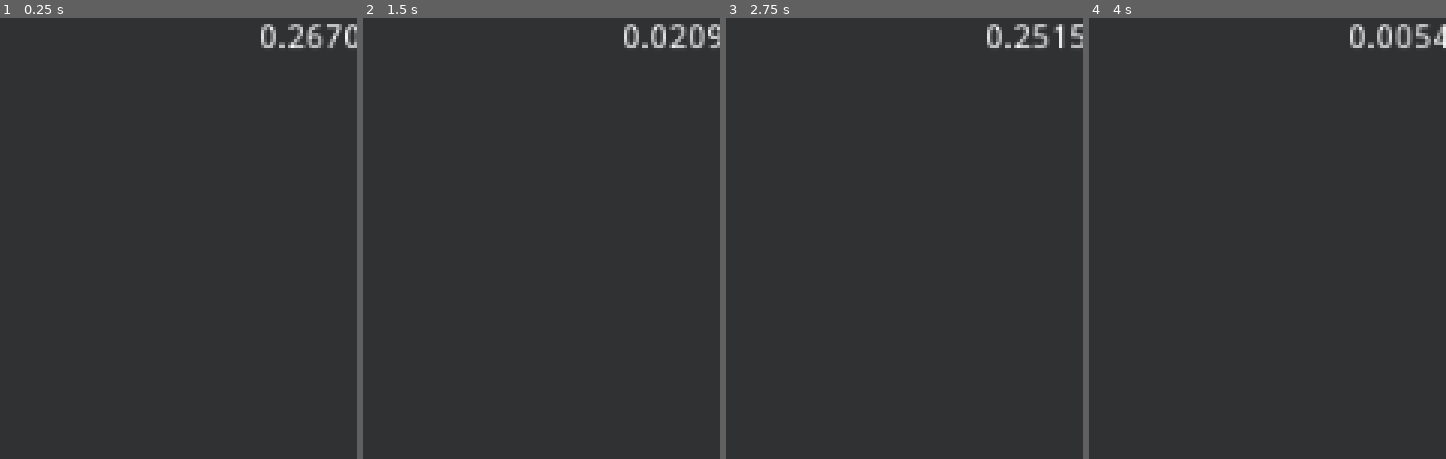
Above: before the commit, frames 1-4 (left to right).
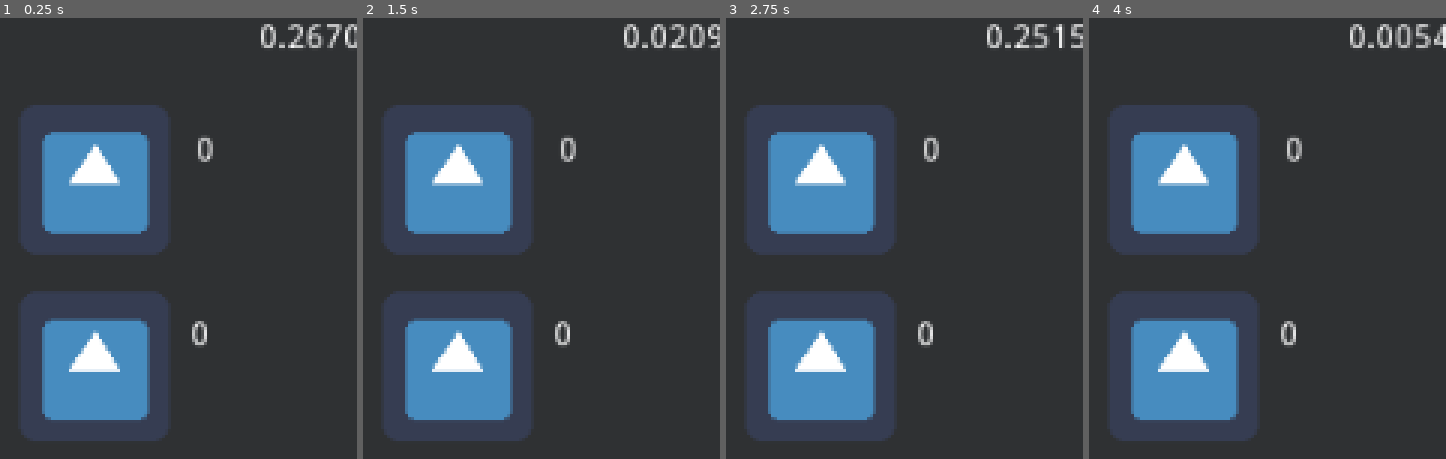
Above: after the commit, the same moments.

Repository: geequlim-godot-related/gamejam2018
Game: Godot game, scene res://scenes/main/main.tscn
The game is run twice, just before and just after one commit, with the same random seed, the same clock (stepped at 60 frames per second) and the same inputs. The engine's default icon, where the game draws it, is replaced by a stand-in: a white triangle on a blue panel in a dark square.
Inputs:
- Up to frame 1 (0.25 s): no input
- Up to frame 2 (1.5 s): tap Enter at 0.5 s; hold Right (ui_right) 0.53-1.28 s; tap Space (ui_select) at 0.77 s; hold Left (ui_left) from 1.28 s (still down)
- Up to frame 3 (2.75 s): tap Space (ui_select) at 1.52 s; release Left (ui_left) at 2.03 s; hold Right (ui_right) from 2.03 s (still down)
- Up to frame 4 (4 s): tap Space (ui_select) at 2.75, 3.02, 3.77 s; tap Enter at 3.5 s; release Right (ui_right) at 3.53 s; hold Left (ui_left) from 3.53 s (still down)

The runs differ from the first frame. In frame 1, 28% of the frame differs, in the area x 5-60%, y 19-96%; in frame 2, 28%; in frame 3, 28%; in frame 4, 28%.
Error in both runs: Invalid get index 'btAny' (on base: 'GDScript'). (res://scripts/action.gd:6)

Commit message:
新增combo/score UI

Diff:
--- a/scenes/main/main.gd
+++ b/scenes/main/main.gd
@@ -16,6 +16,8 @@
 func _process(delta):
 	level.process(global.get_background_music_position(), last_button)
 	get_node("Time").set_text(String(level.time))
+	get_node("UI/ScoreTexture/score").set_text(String(level.score))
+	get_node("UI/ComboTexture/combo").set_text(String(level.combo))
 
 func _input(event):
 	last_button = 0
--- a/scenes/main/main.tscn
+++ b/scenes/main/main.tscn
@@ -1,6 +1,7 @@
-[gd_scene load_steps=2 format=2]
+[gd_scene load_steps=3 format=2]
 
 [ext_resource path="res://scenes/main/main.gd" type="Script" id=1]
+[ext_resource path="res://icon.png" type="Texture" id=2]
 
 [node name="main" type="Control" index="0"]
 
@@ -43,3 +44,108 @@
 percent_visible = 1.0
 lines_skipped = 0
 max_lines_visible = -1
+
+[node name="UI" type="Control" parent="." index="2"]
+
+editor/display_folded = true
+anchor_left = 0.0
+anchor_top = 0.0
+anchor_right = 0.0
+anchor_bottom = 0.0
+rect_pivot_offset = Vector2( 0, 0 )
+mouse_filter = 0
+mouse_default_cursor_shape = 0
+size_flags_horizontal = 1
+size_flags_vertical = 1
+
+[node name="ScoreTexture" type="TextureRect" parent="UI" index="0"]
+
+anchor_left = 0.0
+anchor_top = 0.0
+anchor_right = 0.0
+anchor_bottom = 0.0
+margin_left = 880.0
+margin_top = 37.0
+margin_right = 944.0
+margin_bottom = 101.0
+rect_pivot_offset = Vector2( 0, 0 )
+mouse_filter = 1
+mouse_default_cursor_shape = 0
+size_flags_horizontal = 1
+size_flags_vertical = 1
+texture = ExtResource( 2 )
+stretch_mode = 0
+
+[node name="score" type="RichTextLabel" parent="UI/ScoreTexture" index="0"]
+
+anchor_left = 0.0
+anchor_top = 0.0
+anchor_right = 0.0
+anchor_bottom = 0.0
+margin_left = 75.0
+margin_top = 13.0
+margin_right = 115.0
+margin_bottom = 53.0
+rect_pivot_offset = Vector2( 0, 0 )
+rect_clip_content = true
+mouse_filter = 0
+mouse_default_cursor_shape = 0
+size_flags_horizontal = 1
+size_flags_vertical = 1
+bbcode_enabled = false
+bbcode_text = ""
+visible_characters = -1
+percent_visible = 1.0
+meta_underlined = true
+tab_size = 4
+text = ""
+scroll_active = true
+scroll_following = false
+selection_enabled = false
+override_selected_font_color = false
+
+[node name="ComboTexture" type="TextureRect" parent="UI" index="1"]
+
+anchor_left = 0.0
+anchor_top = 0.0
+anchor_right = 0.0
+anchor_bottom = 0.0
+margin_left = 880.0
+margin_top = 117.0
+margin_right = 944.0
+margin_bottom = 181.0
+rect_pivot_offset = Vector2( 0, 0 )
+mouse_filter = 1
+mouse_default_cursor_shape = 0
+size_flags_horizontal = 1
+size_flags_vertical = 1
+texture = ExtResource( 2 )
+stretch_mode = 0
+
+[node name="combo" type="RichTextLabel" parent="UI/ComboTexture" index="0"]
+
+anchor_left = 0.0
+anchor_top = 0.0
+anchor_right = 0.0
+anchor_bottom = 0.0
+margin_left = 73.0
+margin_top = 12.0
+margin_right = 113.0
+margin_bottom = 52.0
+rect_pivot_offset = Vector2( 0, 0 )
+rect_clip_content = true
+mouse_filter = 0
+mouse_default_cursor_shape = 0
+size_flags_horizontal = 1
+size_flags_vertical = 1
+bbcode_enabled = false
+bbcode_text = ""
+visible_characters = -1
+percent_visible = 1.0
+meta_underlined = true
+tab_size = 4
+text = ""
+scroll_active = true
+scroll_following = false
+selection_enabled = false
+override_selected_font_color = false
